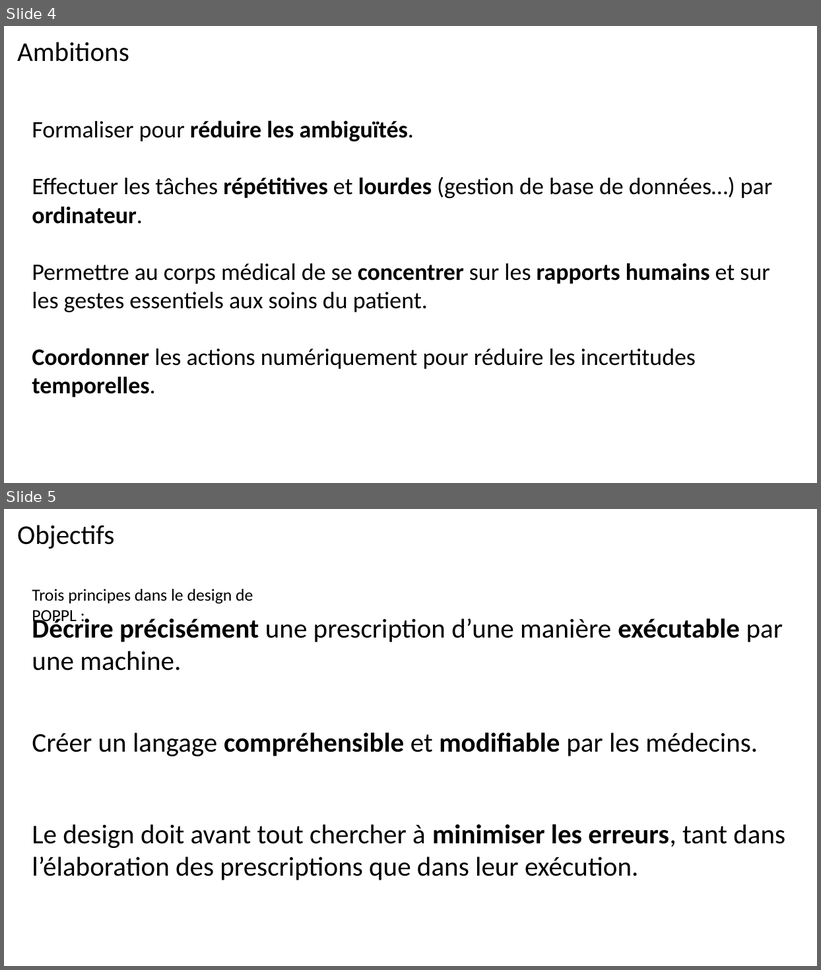
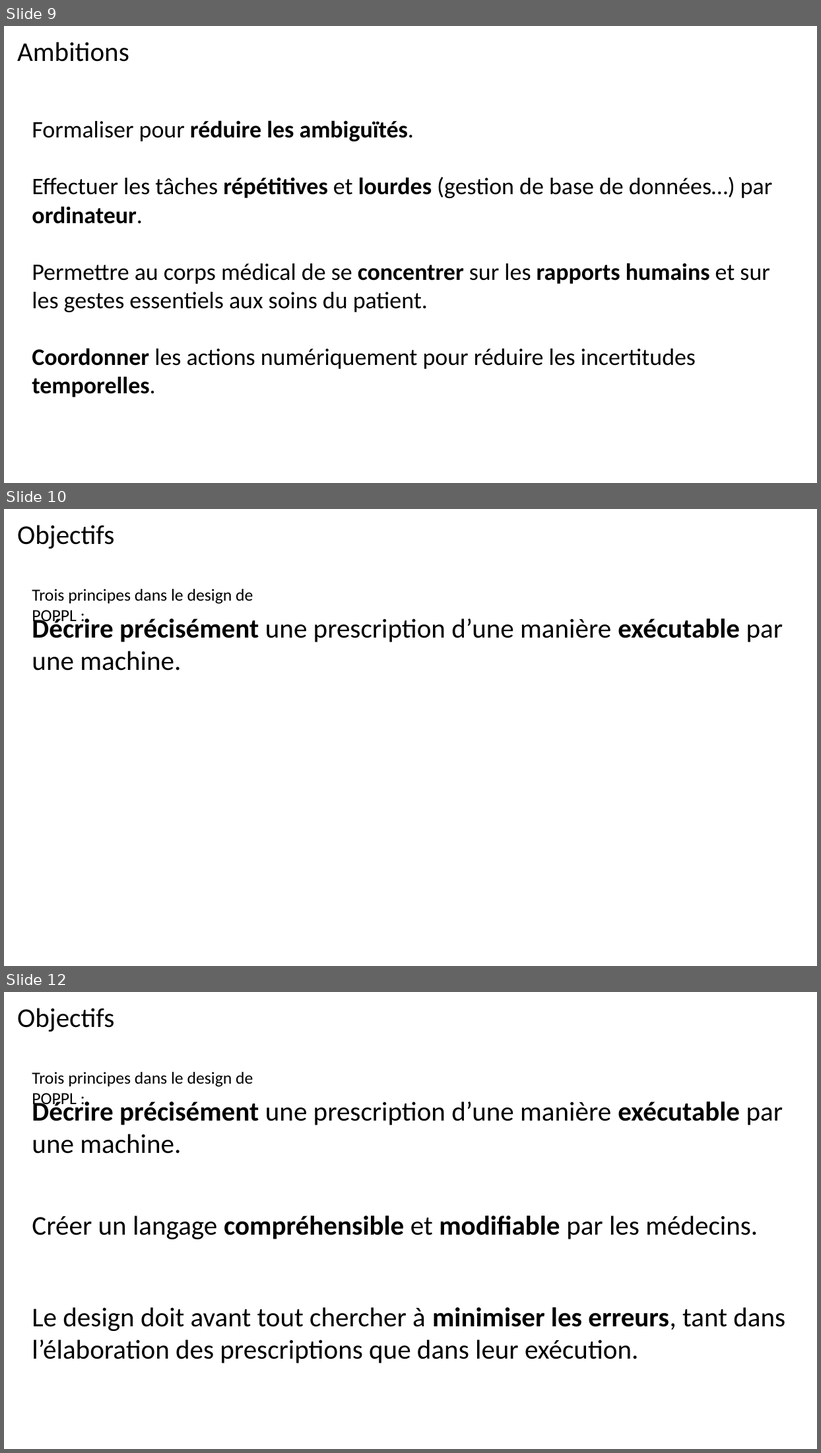
Before and after one commit to nicoszpako/POPPL, a slide deck: POP-PL.pptm. Shown one above the other, each under a label of ours: slides 4 and 5 before the commit, slides 9, 10 and 12 after it; the slides between them are not shown. The pictures are 821x970 and 821x1453 pixels, drawn with LibreOffice and Linux fonts; fonts in the diff are those of the drawing. Boxes give left, top, right and bottom in pixels: in the first picture for what was removed or moved away, otherwise in the second. Text is boxed around its words. In the diff, an @@ line names an element or a change of style, - is before the commit and + after.

```diff
--- a/POP-PL.pptm
+++ b/POP-PL.pptm
@@ slide 10 added at bbox=[4, 509, 817, 966], background #FFFFFF @@
@@ text added at bbox=[17, 525, 114, 549], 32 pt, text #000000 @@
+Objectifs
@@ text added at bbox=[32, 589, 253, 625], 20 pt, text #000000 @@
+Trois principes dans le design de POPPL :
@@ text added at bbox=[32, 615, 783, 671], 32 pt, text #000000 @@
+Décrire précisément une prescription d’une manière exécutable par une machine.
@@ what was slide 4 is now slide 9 @@
@@ what was slide 5 is now slide 12 @@
```
Also in this commit, not shown: 3 slides changed, 36 other slides added, 34 other files.
